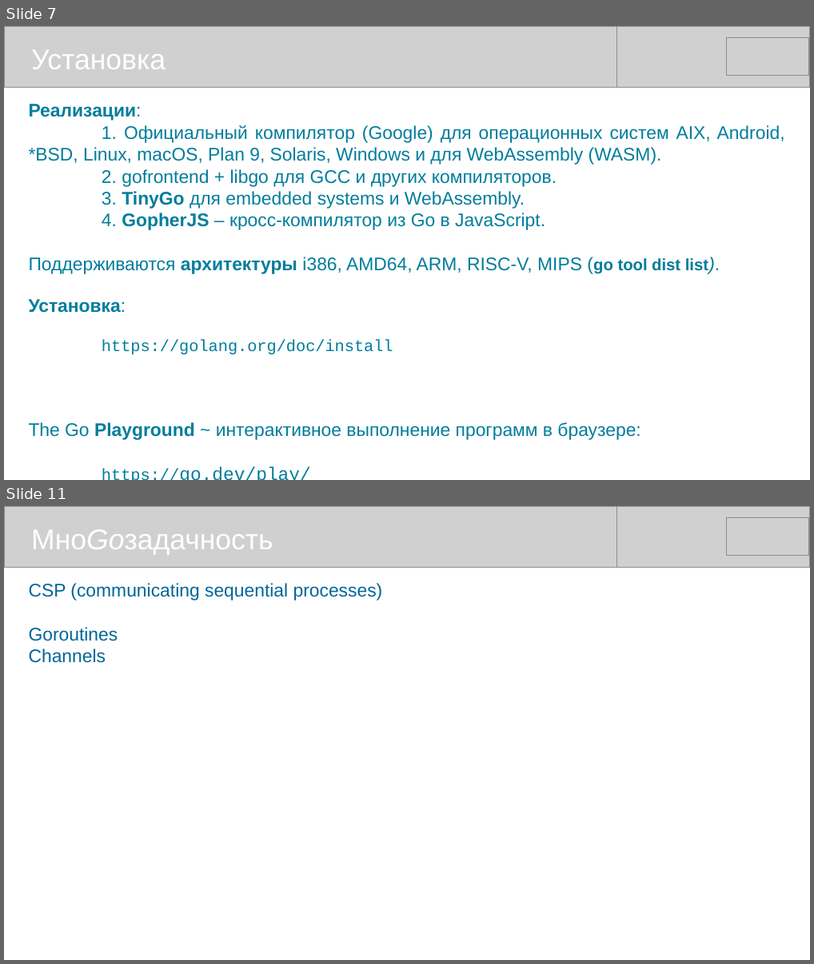
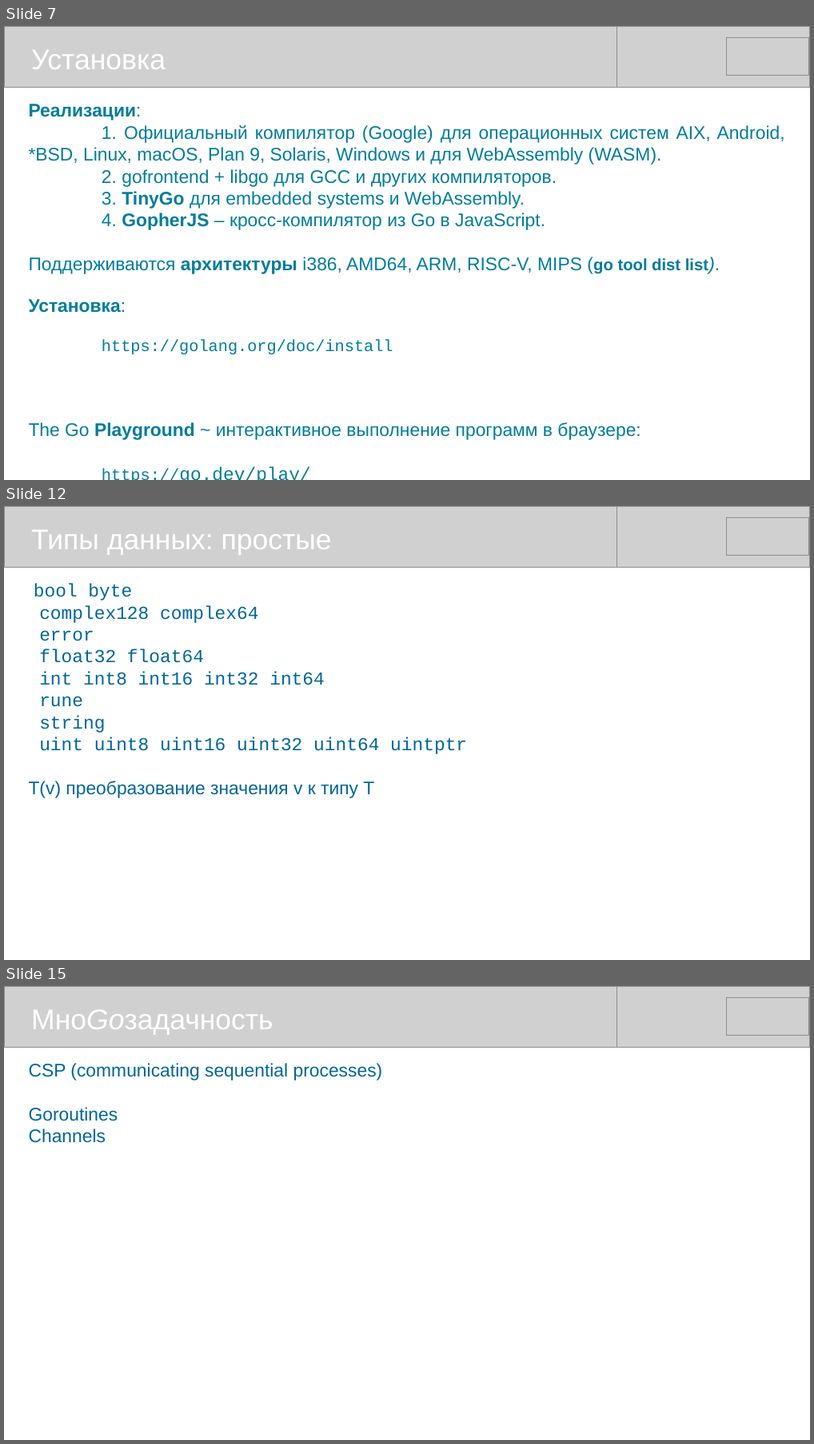
Before and after one commit to mike-shock/Go_language, a slide deck: Go_Intro.odp. Shown one above the other, each under a label of ours: slides 7 and 11 before the commit, slides 7, 12 and 15 after it; the slides between them are not shown. The pictures are 814x964 and 814x1444 pixels, drawn with LibreOffice and Linux fonts; fonts in the diff are those of the drawing; grey boxes stand for pictures. Boxes give left, top, right and bottom in pixels: in the first picture for what was removed or moved away, otherwise in the second. Text is boxed around its words. In the diff, an @@ line names an element or a change of style, - is before the commit and + after.

```diff
--- a/Go_Intro.odp
+++ b/Go_Intro.odp
@@ slide 12 added at [4,506,810,960], background #FFFFFF @@
@@ picture added at [4,506,618,567] @@
@@ picture added at [197,506,810,567] @@
@@ picture added at [727,518,810,556] @@
@@ text added at [31,530,332,555], 28 pt, text #FFFFFF @@
+Типы данных: простые
@@ text added at [29,584,467,798], 18 pt, text #006699 @@
+bool byte
+complex128 complex64
+error
+float32 float64
+int int8 int16 int32 int64
+rune
+string
+uint uint8 uint16 uint32 uint64 uintptr
+T(v) преобразование значения v к типу T
@@ what was slide 11 is now slide 15 @@
```
Also in this commit, not shown: 6 slides changed, 3 other slides added.
